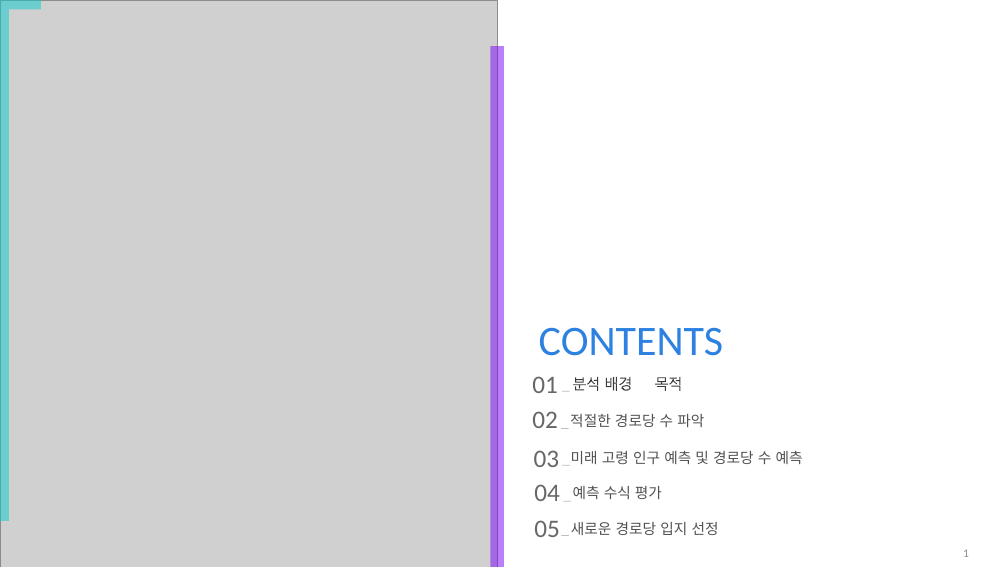
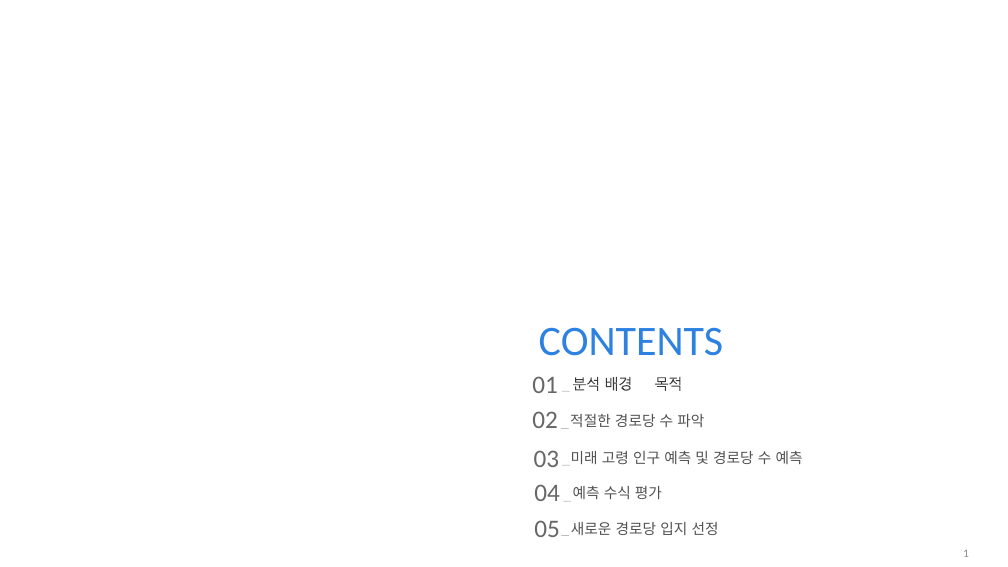
Before and after one commit to jhparkland/Data_Analytics_for_Age_friendly_busan, a slide deck: slide 2 of PPT/Busan_Senior_Center(BSC)의_시급한_개선을_위한_입지_분석_모델_발표.pptx. Drawn at 1008x567 pixels with LibreOffice and Linux fonts; fonts in the diff are those of the drawing; grey boxes stand for pictures; background and template pictures are left out. Boxes give left, top, right and bottom in pixels: in the first picture for what was removed or moved away, otherwise in the second. Text is boxed around its words. In the diff, an @@ line names an element or a change of style, - is before the commit and + after.

Commit message:
PPT upload

```diff
--- a/PPT/Busan_Senior_Center(BSC)의_시급한_개선을_위한_입지_분석_모델_발표.pptx
+++ b/PPT/Busan_Senior_Center(BSC)의_시급한_개선을_위한_입지_분석_모델_발표.pptx
@@ picture removed at [0,0,498,567] @@
@@ freeform shape removed at [0,0,41,521] @@
@@ freeform shape removed at [491,46,504,567] @@
```
Also in this commit, not shown: 4 slides added, 3 slides removed.
